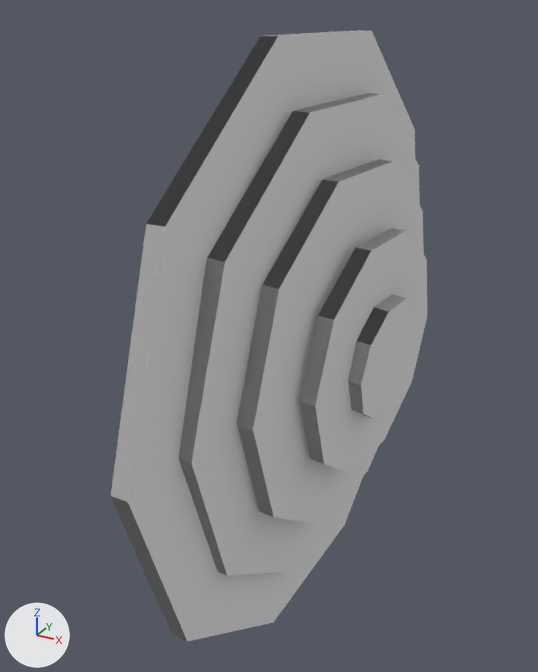
Renders of the OBJ model Assets/Models/Target.obj from each side of a commit.
One viewpoint serves both versions: a 50 mm lens placed at (0.1001, -0.2056, 0.1011), pointed at (-0.007, -0.0108, 0.0037). The axes (+X, +Y, +Z) are drawn at lower left. The lights are the same throughout. Where no turn or scale is listed for an object, it has been applied to the vertices.

Objects in the first picture: 'model'.
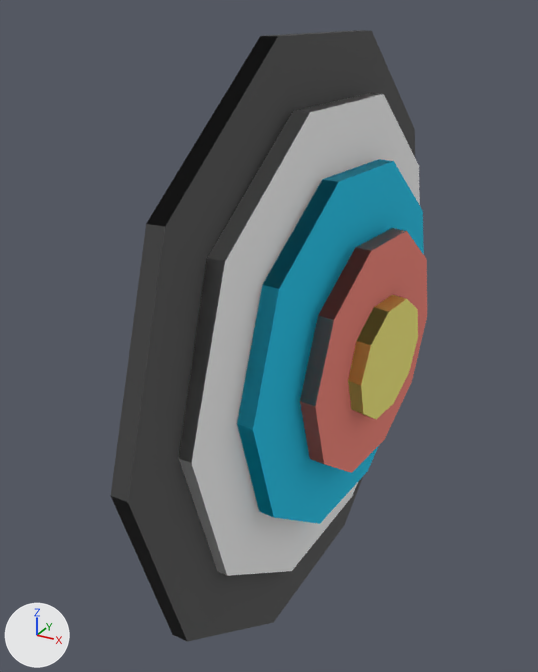
Commit message: Fix target material not showing

The edits, one by one:
Material 'mat23' (mat_mat23) changes colour from white #e7e7e7 to dark grey #595959; in linear values from (0.8, 0.8, 0.8) to (0.1, 0.1, 0.1).
Material 'mat5' (mat_mat5) changes colour from white #e7e7e7 to cyan #19cdf3; in linear values from (0.8, 0.8, 0.8) to (0.01, 0.61, 0.9).
Material 'mat8' (mat_mat8) changes colour from white #e7e7e7 to pink #fa8b7e; in linear values from (0.8, 0.8, 0.8) to (0.96, 0.26, 0.21).
Material 'mat12' (mat_mat12) changes colour from white #e7e7e7 to yellow #fff684; in linear values from (0.8, 0.8, 0.8) to (1.0, 0.92, 0.23).

What differs and where, as boxes (x1, y1, x2, y2) in the pictures (538 x 672 px):
'model', recoloured: (111, 30, 427, 641) in both
